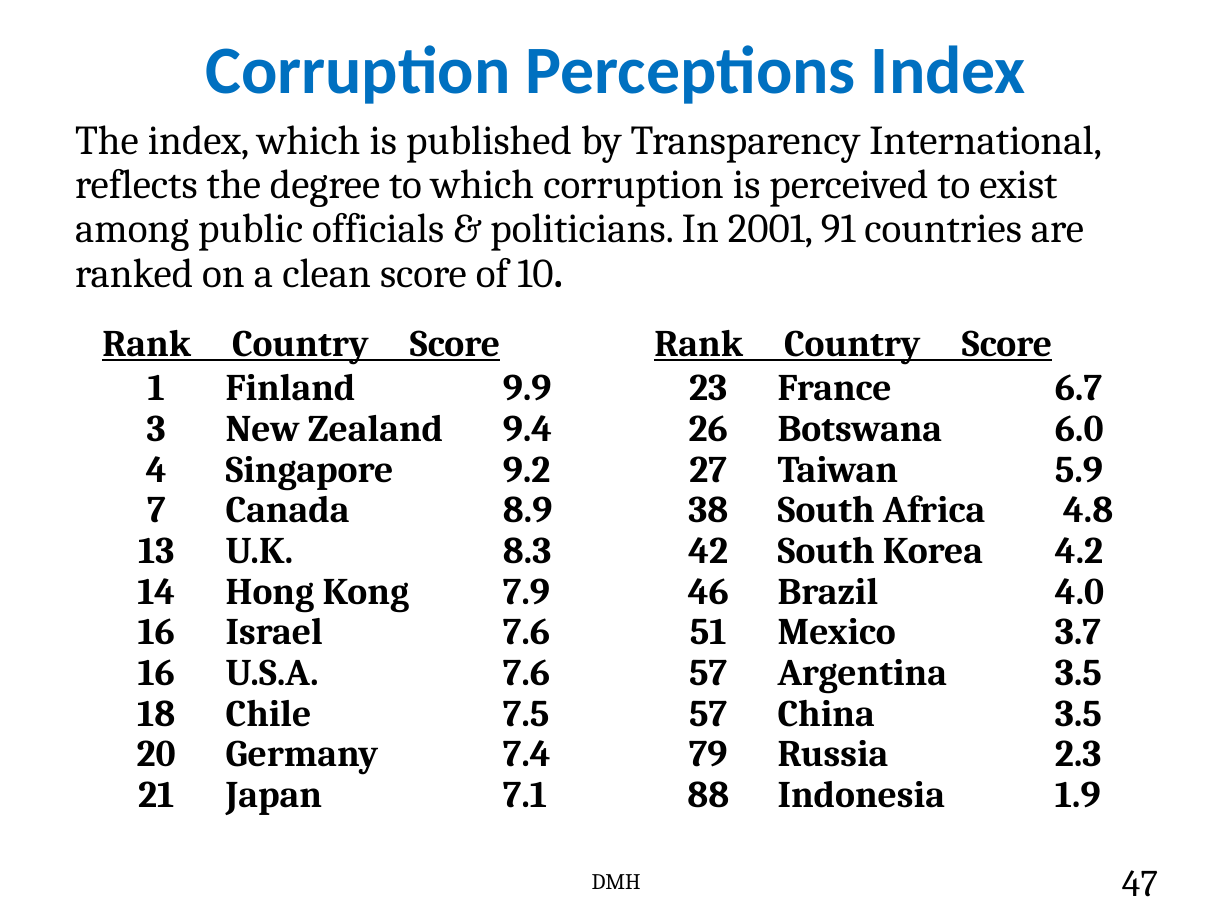
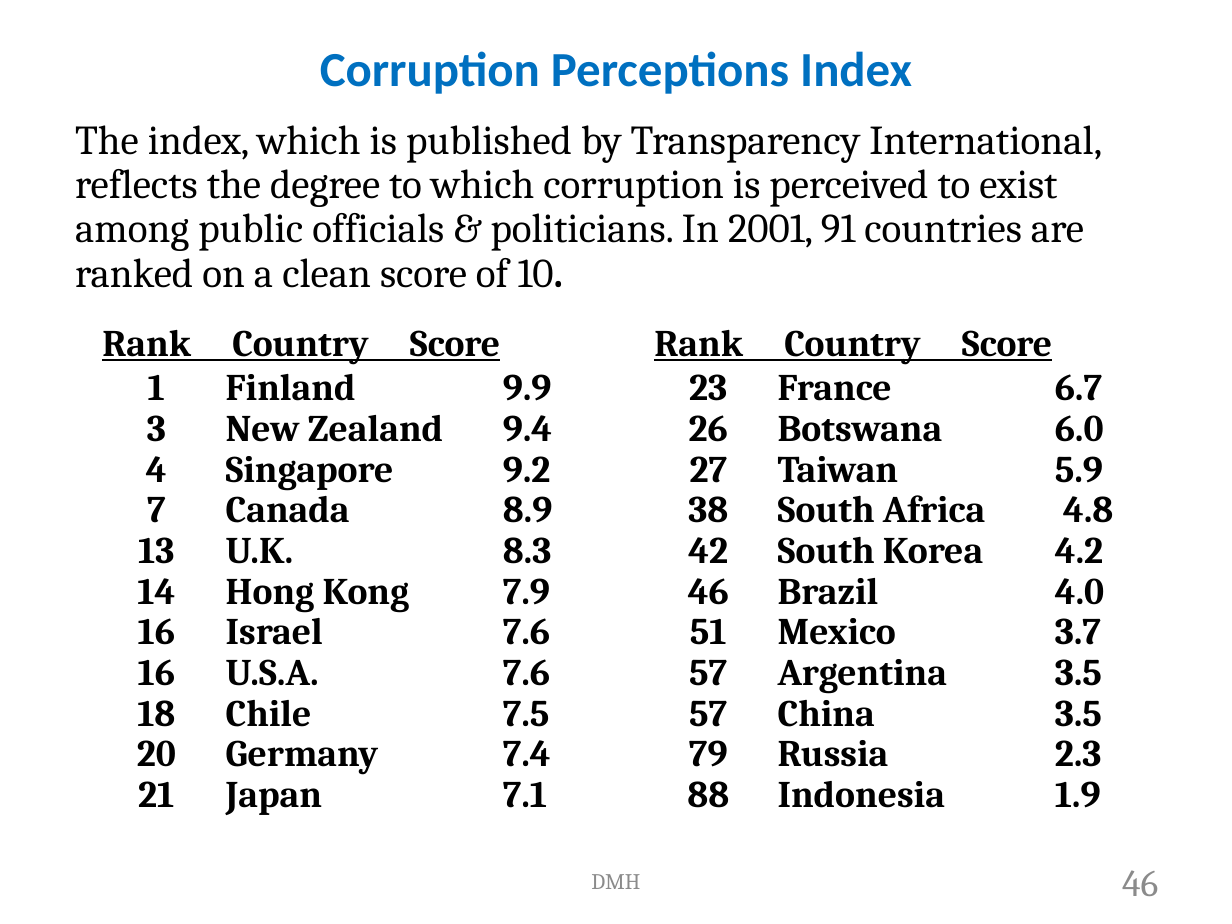
Before and after one commit to shyed2001/Asset-Management-ERP-MBA, a slide deck: slide 46 of 6. Direct Foreign Investment.pptx (slide 47 before the commit). Drawn at 1232x924 pixels with LibreOffice and Linux fonts; fonts in the diff are those of the drawing. Boxes give left, top, right and bottom in pixels: in the first picture for what was removed or moved away, otherwise in the second. Text is boxed around its words. In the diff, an @@ line names an element or a change of style, - is before the commit and + after.

```diff
--- a/6. Direct Foreign Investment.pptx
+++ b/6. Direct Foreign Investment.pptx
@@ title "Corruption Perceptions Index" at [320,51,912,94]: size 39.6 to 28.6 pt @@
@@ text "DMH" at [591,874,640,889]: text colour #000000 to #8B8B8B @@
@@ page number at [1122,870,1158,896]: text changed; text colour #000000 to #8B8B8B @@
-47
+46
```
Also in this commit, not shown: 63 other slides changed, 1 slide removed.
